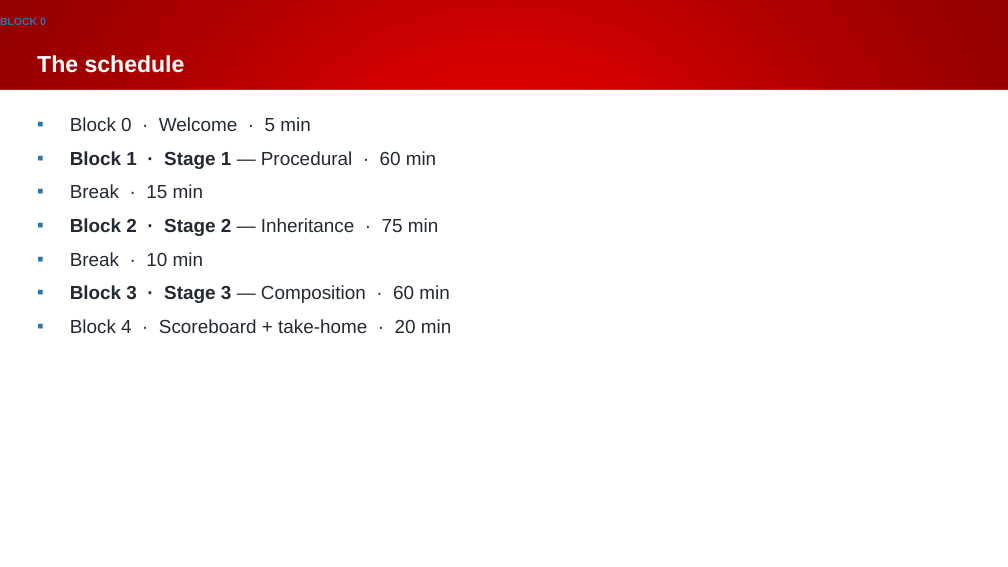
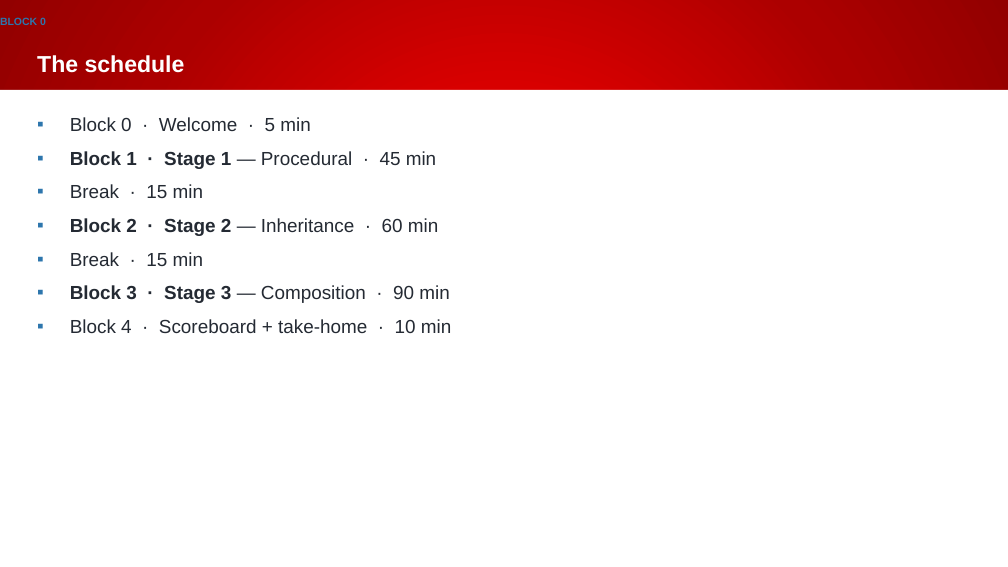
Before and after one commit to Beckhoff-USA-Community/Procedural_To_SOLID, a slide deck: slide 3 of presentation/NEM2026_workshop.pptx. Drawn at 1008x567 pixels with LibreOffice and Linux fonts; fonts in the diff are those of the drawing; background and template pictures are left out. Boxes give left, top, right and bottom in pixels: in the first picture for what was removed or moved away, otherwise in the second. Text is boxed around its words. In the diff, an @@ line names an element or a change of style, - is before the commit and + after.

Commit message:
Up to composition - stages

```diff
--- a/presentation/NEM2026_workshop.pptx
+++ b/presentation/NEM2026_workshop.pptx
@@ text at bbox=[70, 151, 436, 169]: text changed @@
-▪ Block 1 · Stage 1 — Procedural · 60 min
+▪ Block 1 · Stage 1 — Procedural · 45 min
@@ text at bbox=[70, 218, 451, 333]: text changed @@
-▪ Block 2 · Stage 2 — Inheritance · 75 min
-▪ Break · 10 min
-▪ Block 3 · Stage 3 — Composition · 60 min
-▪ Block 4 · Scoreboard + take-home · 20 min
+▪ Block 2 · Stage 2 — Inheritance · 60 min
+▪ Break · 15 min
+▪ Block 3 · Stage 3 — Composition · 90 min
+▪ Block 4 · Scoreboard + take-home · 10 min
```
Also in this commit, not shown: 14 other slides changed, 3 slides added.
